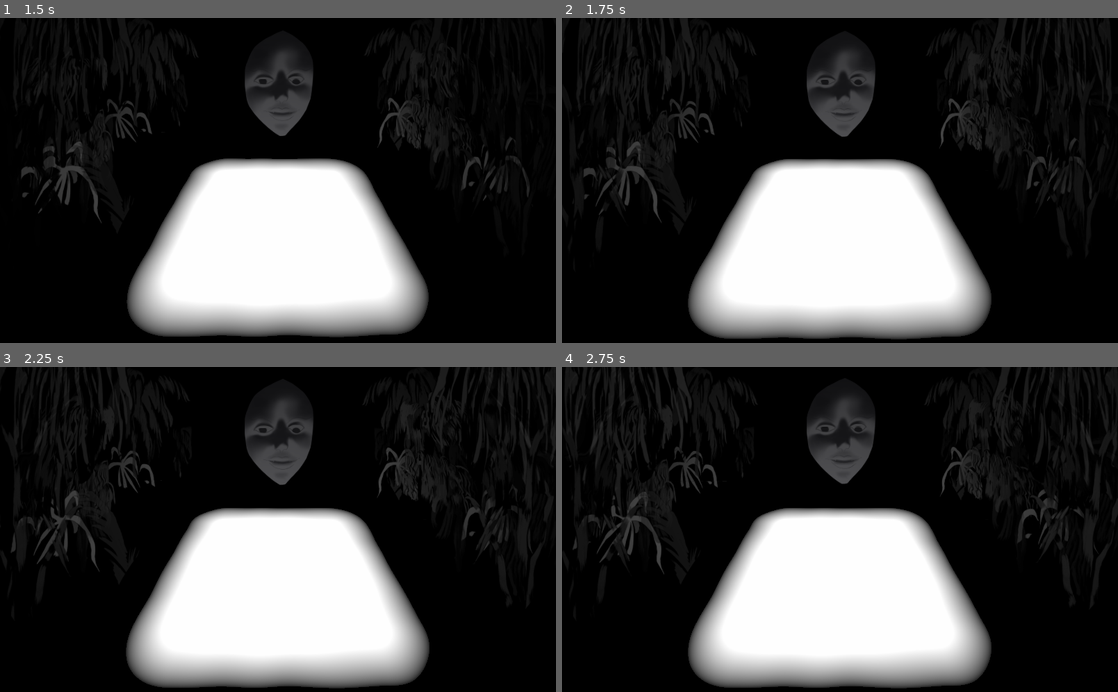
Above: before the commit, frames 1-4 (two rows, left to right).
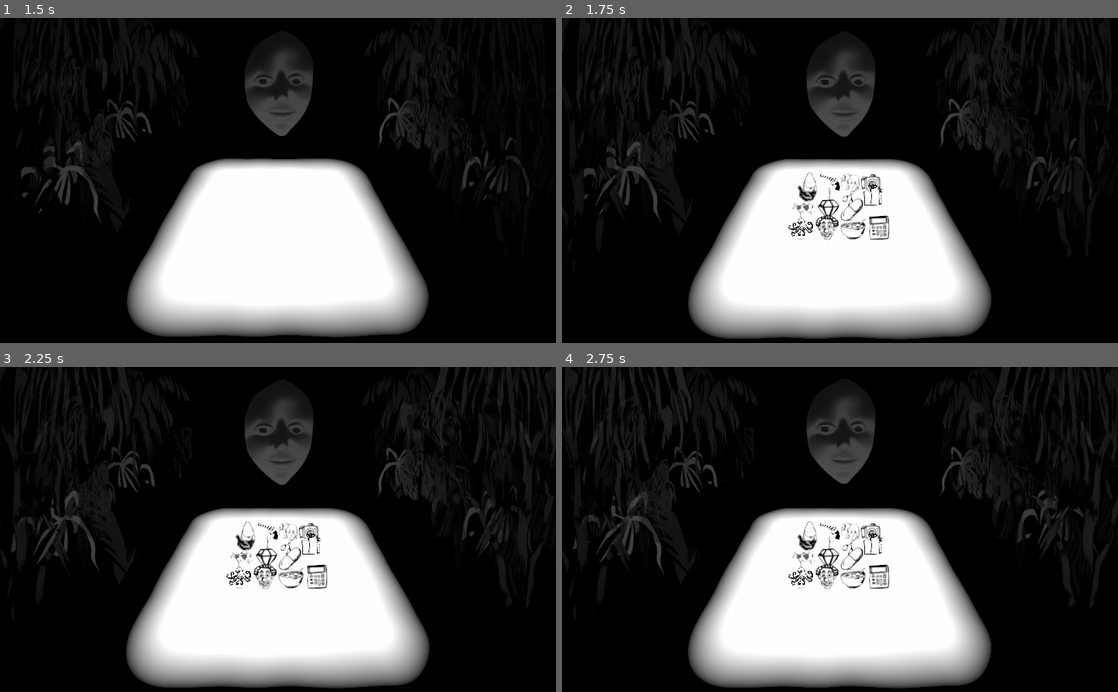
Above: after the commit, the same moments.

Repository: BoringStudio/Golova
Game: Godot game, scene res://game.tscn
Same seed, same stepped clock (60 frames per second), same inputs: the game is played once before the commit and once after it. Sound files missing from this copy of the repository are replaced by a short silence.
Inputs (mouse positions are in pixels of both pictures, inside the frame that each line leads up to):
- Up to frame 1 (1.5 s): click "Start" at 0.5 s; move the mouse to (400, 164) at 1.27 s; press the mouse at (400, 164) at 1.28 s; hold Right (move_right) from 1.28 s (still down)
- Up to frame 2 (1.75 s): keep holding Right (move_right)
- Up to frame 3 (2.25 s): move the mouse to (166, 545) at 2.02 s; release Right (move_right) at 2.03 s; release the mouse at (166, 545) at 2.03 s; hold S (move_back) from 2.03 s (still down); click (166, 545) at 2.1 s
- Up to frame 4 (2.75 s): keep holding S (move_back)

Frame 1 is identical in both runs. In frame 2, 1.2% of the frame differs, in the area x 40-59%, y 47-69%; in frame 3, 1.2%; in frame 4, 1.2%.

Commit message:
Fix music and animations

Diff:
--- a/game.gd
+++ b/game.gd
@@ -1,10 +1,6 @@
 extends Spatial
 
 const Item = preload("res://prefabs/item.gd").Item
-
-const base_music_layer = preload("res://audio/base.mp3")
-const first_music_layer = preload("res://audio/first_layer.mp3")
-const second_music_layer = preload("res://audio/second_layer.mp3")
 
 enum UiState {
 	Menu,
@@ -28,21 +24,21 @@
 		solution = "things you can theoretically fit\nin your mouth",
 		variants = [{
 			sequence = [Item.Cockroach, Item.Dice, Item.Lipstick, Item.Money, Item.Eye],
-			exclude = [Item.Cat, Item.Crab, Item.Lamp, Item.Domino, Item.Paper, Item.Key, Item.Pill, Item.Lighter, Item.Compass, Item.Egg, Item.ChessPiece, Item.Nose, Item.Ladybug, Item.Strawberry, Item.AceOfSpades],
+			exclude = [Item.Cat, Item.Crab, Item.Bulp, Item.Domino, Item.Paper, Item.Key, Item.Pill, Item.Lighter, Item.Compass, Item.Egg, Item.ChessPiece, Item.Nose, Item.Ladybug, Item.Strawberry, Item.AceOfSpades],
 			hint = "You can't eat what I can.\nI can eat what you can.",
 			rows = 5,
 			cols = 5,
 			empty_cells = 4,
 		}, {
 			sequence = [Item.Pill, Item.Lighter, Item.Compass, Item.Egg, Item.ChessPiece],
-			exclude = [Item.Cat, Item.Crab, Item.Lamp, Item.Domino, Item.Paper, Item.Key, Item.Cockroach, Item.Dice, Item.Lipstick, Item.Money, Item.Eye, Item.Nose, Item.Ladybug, Item.Strawberry, Item.AceOfSpades],
+			exclude = [Item.Cat, Item.Crab, Item.Bulp, Item.Domino, Item.Paper, Item.Key, Item.Cockroach, Item.Dice, Item.Lipstick, Item.Money, Item.Eye, Item.Nose, Item.Ladybug, Item.Strawberry, Item.AceOfSpades],
 			hint = "Big desires and small mouths.",
 			rows = 5,
 			cols = 5,
 			empty_cells = 4,
 		}, {
 			sequence = [Item.Nose, Item.Ladybug, Item.Strawberry, Item.AceOfSpades],
-			exclude = [Item.Cat, Item.Crab, Item.Lamp, Item.Domino, Item.Paper, Item.Key, Item.Cockroach, Item.Dice, Item.Lipstick, Item.Money, Item.Eye, Item.Pill, Item.Lighter, Item.Compass, Item.Egg, Item.ChessPiece],
+			exclude = [Item.Cat, Item.Crab, Item.Bulp, Item.Domino, Item.Paper, Item.Key, Item.Cockroach, Item.Dice, Item.Lipstick, Item.Money, Item.Eye, Item.Pill, Item.Lighter, Item.Compass, Item.Egg, Item.ChessPiece],
 			hint = null,
 			rows = 5,
 			cols = 5,
@@ -106,7 +102,11 @@
 onready var _items = $Items
 onready var _camera = $Camera
 onready var _camera_target = $CameraTarget
+
 onready var _music = $Music
+onready var _music_layer_2 = $MusicLayer2
+onready var _music_layer_3 = $MusicLayer3
+
 onready var _idle_music = $IdleMusic
 onready var _main_menu = $CanvasLayer/MainMenu
 onready var _pause_menu = $CanvasLayer/PauseMenu
@@ -151,12 +151,19 @@
 
 	_animation.playback_speed = 1.0;
 
+	var timer = get_tree().create_timer(1.0)
+	timer.connect("timeout", self, "_on_initial_appear")
+
+
+func _on_initial_appear():
+	_regenerate()
+	_head_timer.start()
+
 
 func _on_animation_finished(anim):
 	if anim == "fade_in":
 		_idle_music.stop()
-
-	if anim == "fade_in" or anim == "show_hint" or anim == "win":
+	elif anim == "show_hint" or anim == "win":
 		_head_timer.start()
 		_regenerate()
 
@@ -272,6 +279,9 @@
 		_focus_eyes(_camera)
 		return
 
+	if not _music.playing:
+		_music.play()
+
 	var next_seq_idx = 0
 	var cell_to_eat = null
 	var remaining_cells = []
@@ -299,15 +309,12 @@
 		_head.eat(_eaten_cell)
 
 
-func _on_finished_eating(damage: int, last_damage: int):
+func _on_finished_eating(damage: int, _last_damage: int):
 	_items.remove_child(_eaten_cell)
 	_eaten_cell.queue_free()
 	_eaten_cell = null
 
 	var victory = damage >= 3
-	if not victory and damage != last_damage:
-		_update_stream(damage)
-
 	if sequence.empty() or victory:
 		_focus_eyes(_camera)
 		_head.make_angry()
@@ -333,7 +340,7 @@
 			variant.hint = _preview.text
 			_hint.text = variant.hint
 
-
+		#var last_level = _current_level
 		if _current_variant + 1 < current_level.variants.size():
 			_current_variant += 1
 		elif _current_level + 1 < LEVELS.size():
@@ -343,17 +350,22 @@
 			_clear_field()
 			_animation.play("final")
 			return
-
 		_clear_field()
 
+		# _music_layer_2.stop()
+		# _music_layer_3.stop()
 		if variant.hint != null and not victory:
 			_head._set_damage(0)
 			_animation.play("show_hint")
 		else:
+			#_music.stop()
 			var timer = get_tree().create_timer(2.5)
 			timer.connect("timeout", self, "_on_restore_health")
 			_animation.play("win")
 	else:
+		# if damage != last_damage:
+		# 	_update_stream(damage)
+
 		_head_timer.start()
 
 
@@ -370,12 +382,15 @@
 	_pause_menu.visible = _ui_state == UiState.Paused
 
 
-func _update_stream(level: int):
-	match level:
-		0:
-			_music.stream = base_music_layer
-		1:
-			_music.stream = first_music_layer
-		_:
-			_music.stream = second_music_layer
-	_music.play()
+# func _update_stream(level: int):
+# 	match level:
+# 		0:
+# 			_music_layer_2.stop()
+# 			_music_layer_3.stop()
+# 		1:
+# 			if not _music_layer_2.playing:
+# 				_music_layer_2.play()
+# 			_music_layer_3.stop()
+# 		_:
+# 			if not _music_layer_3.playing:
+# 				_music_layer_3.play()
--- a/game.tscn
+++ b/game.tscn
@@ -20,7 +20,6 @@
 [ext_resource path="res://prefabs/foliage/leafs8.tscn" type="PackedScene" id=18]
 [ext_resource path="res://prefabs/foliage/leafs2.tscn" type="PackedScene" id=19]
 [ext_resource path="res://prefabs/foliage/leafs5.tscn" type="PackedScene" id=20]
-[ext_resource path="res://audio/base.mp3" type="AudioStream" id=21]
 [ext_resource path="res://prefabs/stopwatch.gd" type="Script" id=22]
 [ext_resource path="res://ui/pause_menu.tscn" type="PackedScene" id=23]
 [ext_resource path="res://materials/cell_particles_material.tres" type="Material" id=24]
@@ -28,6 +27,10 @@
 [ext_resource path="res://materials/ray_material.tres" type="Material" id=26]
 [ext_resource path="res://ui/Deathridge Demo.ttf" type="DynamicFontData" id=27]
 [ext_resource path="res://audio/start.mp3" type="AudioStream" id=28]
+[ext_resource path="res://audio/first_layer.mp3" type="AudioStream" id=29]
+[ext_resource path="res://audio/second_layer.mp3" type="AudioStream" id=30]
+[ext_resource path="res://audio/victory.mp3" type="AudioStream" id=31]
+[ext_resource path="res://audio/head_background.mp3" type="AudioStream" id=32]
 
 [sub_resource type="BoxShape" id=1]
 extents = Vector3( 1000, 1, 1000 )
@@ -949,15 +952,27 @@
 tracks/9/imported = false
 tracks/9/enabled = true
 tracks/9/keys = {
-"times": PoolRealArray(  ),
-"transitions": PoolRealArray(  ),
-"update": 0,
-"values": [  ]
+"times": PoolRealArray( 0 ),
+"transitions": PoolRealArray( 1 ),
+"update": 0,
+"values": [ false ]
+}
+tracks/10/type = "value"
+tracks/10/path = NodePath("Music:stream")
+tracks/10/interp = 1
+tracks/10/loop_wrap = true
+tracks/10/imported = false
+tracks/10/enabled = true
+tracks/10/keys = {
+"times": PoolRealArray( 0 ),
+"transitions": PoolRealArray( 1 ),
+"update": 0,
+"values": [ ExtResource( 32 ) ]
 }
 
 [sub_resource type="Animation" id=9]
 resource_name = "fade_in"
-length = 5.0
+length = 10.0
 tracks/0/type = "value"
 tracks/0/path = NodePath("Camera:translation")
 tracks/0/interp = 2
@@ -989,7 +1004,7 @@
 tracks/2/imported = false
 tracks/2/enabled = true
 tracks/2/keys = {
-"times": PoolRealArray( 0, 1.2, 5 ),
+"times": PoolRealArray( 0, 6.8, 9.1 ),
 "transitions": PoolRealArray( 1, 1, 1 ),
 "update": 0,
 "values": [ -10.0, -10.0, -80.0 ]
@@ -1001,22 +1016,10 @@
 tracks/3/imported = false
 tracks/3/enabled = true
 tracks/3/keys = {
-"times": PoolRealArray( 0.1, 3 ),
-"transitions": PoolRealArray( 1, 1 ),
+"times": PoolRealArray( 0.1 ),
+"transitions": PoolRealArray( 1 ),
 "update": 1,
-"values": [ false, true ]
-}
-tracks/4/type = "value"
-tracks/4/path = NodePath("Music:volume_db")
-tracks/4/interp = 2
-tracks/4/loop_wrap = true
-tracks/4/imported = false
-tracks/4/enabled = true
-tracks/4/keys = {
-"times": PoolRealArray( 3 ),
-"transitions": PoolRealArray( 1 ),
-"update": 0,
-"values": [ -10.0 ]
+"values": [ false ]
 }
 
 [sub_resource type="Animation" id=28]
@@ -1113,7 +1116,7 @@
 
 [sub_resource type="Animation" id=29]
 resource_name = "show_level"
-length = 5.0
+length = 10.0
 tracks/0/type = "value"
 tracks/0/path = NodePath("StaticBody/Preview:visible")
 tracks/0/interp = 1
@@ -1137,6 +1140,30 @@
 "transitions": PoolRealArray( 1, 1, 1, 1 ),
 "update": 0,
 "values": [ Color( 0, 0, 0, 0 ), Color( 0, 0, 0, 1 ), Color( 0, 0, 0, 1 ), Color( 0, 0, 0, 0 ) ]
+}
+tracks/2/type = "value"
+tracks/2/path = NodePath("Music:stream")
+tracks/2/interp = 1
+tracks/2/loop_wrap = true
+tracks/2/imported = false
+tracks/2/enabled = true
+tracks/2/keys = {
+"times": PoolRealArray( 0 ),
+"transitions": PoolRealArray( 1 ),
+"update": 1,
+"values": [ ExtResource( 31 ) ]
+}
+tracks/3/type = "value"
+tracks/3/path = NodePath("Music:playing")
+tracks/3/interp = 1
+tracks/3/loop_wrap = true
+tracks/3/imported = false
+tracks/3/enabled = true
+tracks/3/keys = {
+"times": PoolRealArray( 0, 10 ),
+"transitions": PoolRealArray( 1, 1 ),
+"update": 1,
+"values": [ true, false ]
 }
 
 [sub_resource type="Animation" id=27]
@@ -1440,7 +1467,15 @@
 anims/idle = SubResource( 4 )
 
 [node name="Music" type="AudioStreamPlayer" parent="."]
-stream = ExtResource( 21 )
+stream = ExtResource( 32 )
+volume_db = -10.0
+
+[node name="MusicLayer2" type="AudioStreamPlayer" parent="."]
+stream = ExtResource( 29 )
+volume_db = -10.0
+
+[node name="MusicLayer3" type="AudioStreamPlayer" parent="."]
+stream = ExtResource( 30 )
 volume_db = -10.0
 
 [node name="IdleMusic" type="AudioStreamPlayer" parent="."]
Not shown: 1 places in game.tscn that only renumber resources
